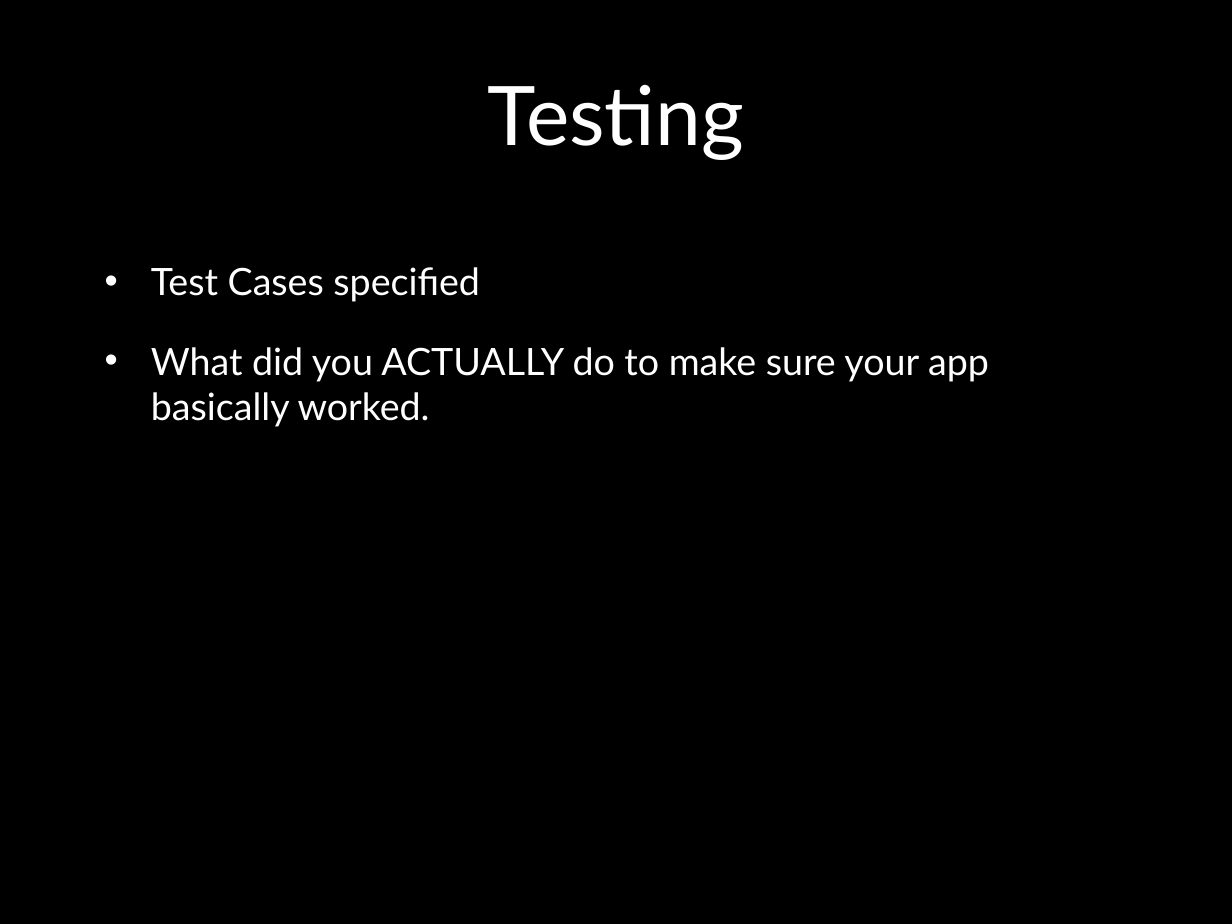
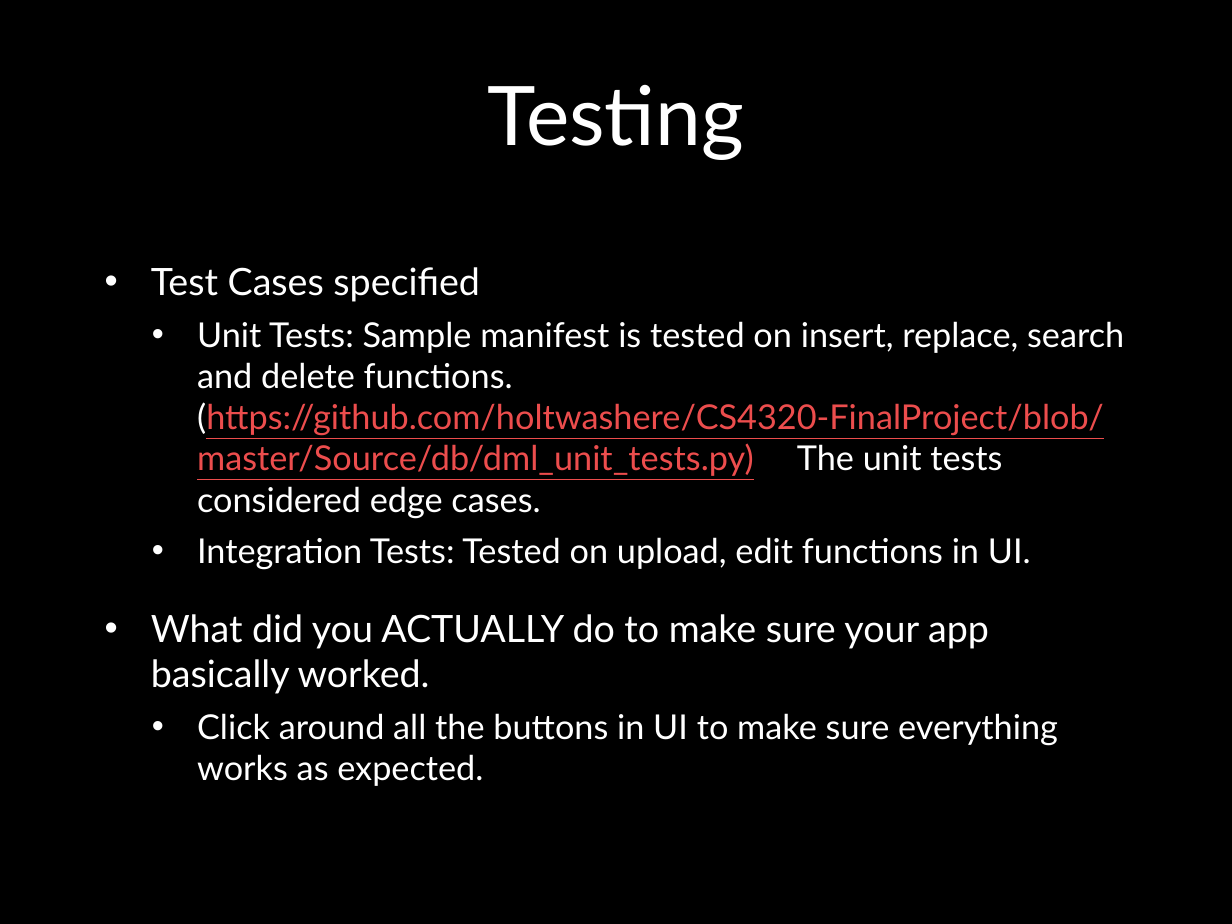
Before and after one commit to holtskinner/CS4320-FinalProject, a slide deck: slide 11 of FinalPresentationTemplate.pptx (slide 10 before the commit). Drawn at 1232x924 pixels with LibreOffice and Linux fonts; fonts in the diff are those of the drawing; background and template pictures are left out. Boxes give left, top, right and bottom in pixels: in the first picture for what was removed or moved away, otherwise in the second. Text is boxed around its words. In the diff, an @@ line names an element or a change of style, - is before the commit and + after.

```diff
--- a/FinalPresentationTemplate.pptx
+++ b/FinalPresentationTemplate.pptx
@@ text at [197,321,1124,570]: paragraphs added @@
+  • Unit Tests: Sample manifest is tested on insert, replace, search and delete functions. (https://github.com/holtwashere/CS4320-FinalProject/blob/master/Source/db/dml_unit_tests.py) The unit tests considered edge cases.
+  • Integration Tests: Tested on upload, edit functions in UI.
@@ text at [197,713,1058,786]: paragraph added @@
+  • Click around all the buttons in UI to make sure everything works as expected.
```
Also in this commit, not shown: 5 other slides changed, 1 slide added.
